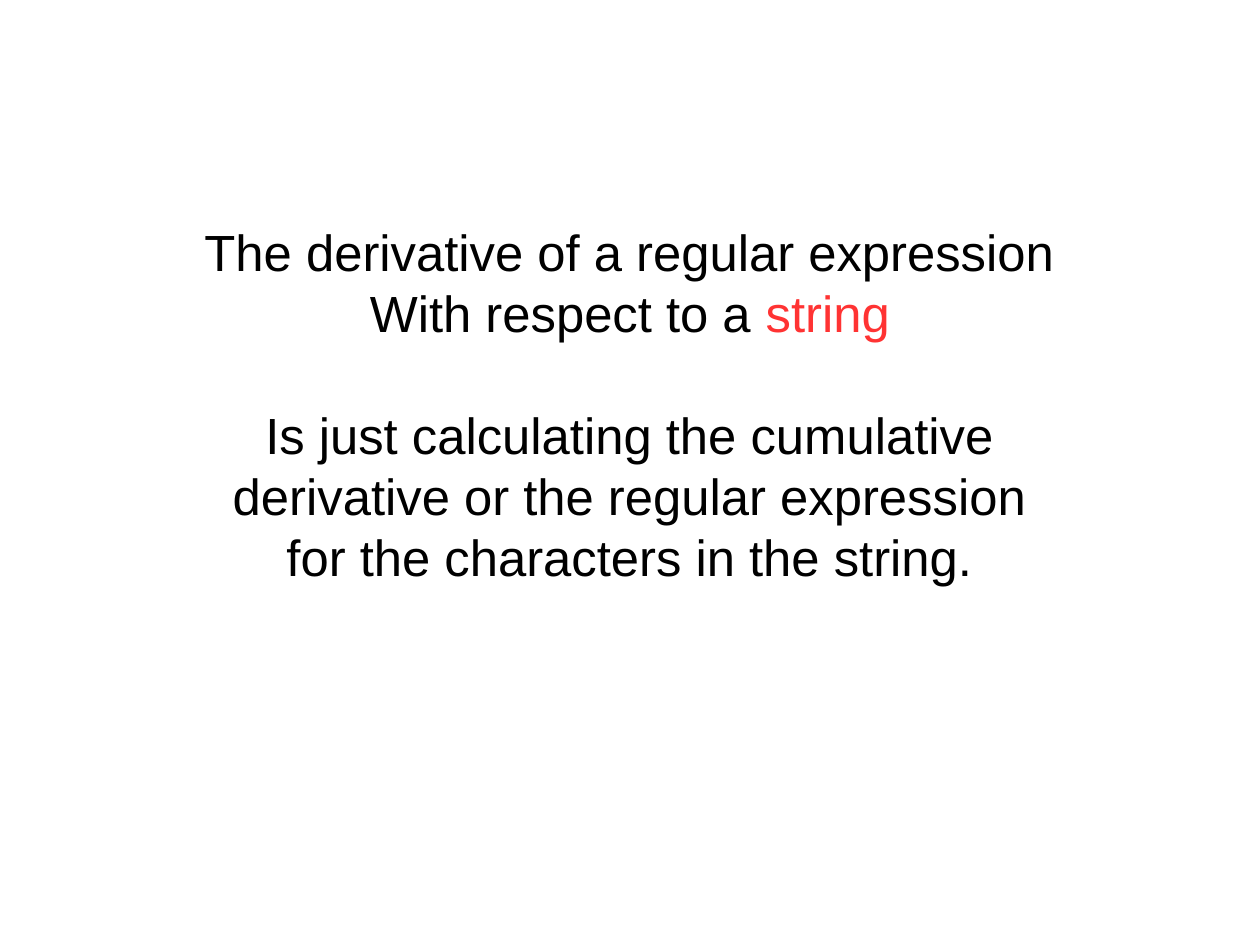
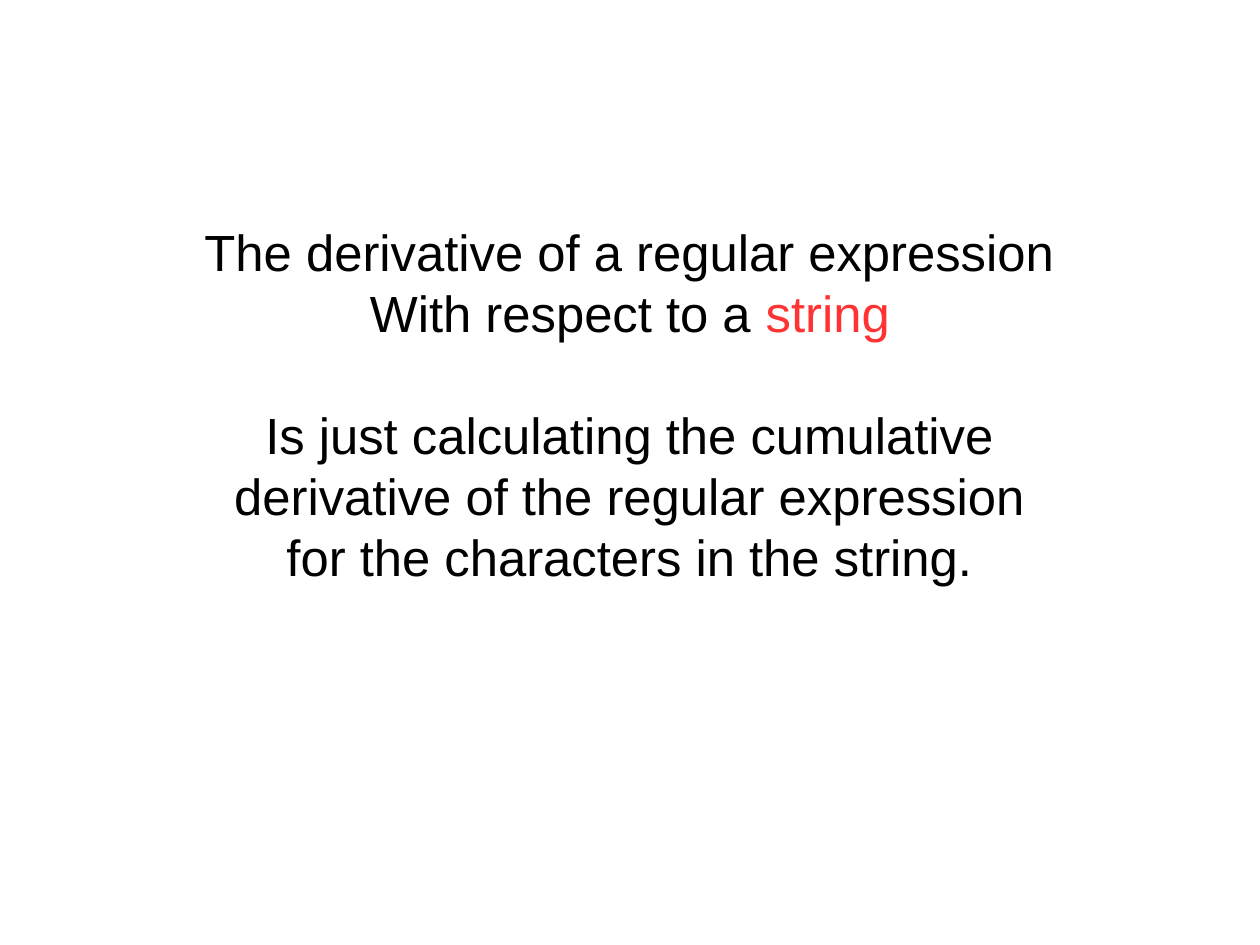
Before and after one commit to bhurt/presentations, a slide deck: slide 28 of pdre.odp. Drawn at 1260x945 pixels with LibreOffice and Linux fonts; fonts in the diff are those of the drawing. Boxes give left, top, right and bottom in pixels: in the first picture for what was removed or moved away, otherwise in the second. Text is boxed around its words. In the diff, an @@ line names an element or a change of style, - is before the commit and + after.

Commit message:
Fix a couple of typos.

```diff
--- a/pdre.odp
+++ b/pdre.odp
@@ subtitle at (234,478,1025,525): text changed @@
-derivative or the regular expression
+derivative of the regular expression
```
Also in this commit, not shown: 1 other slide changed.
